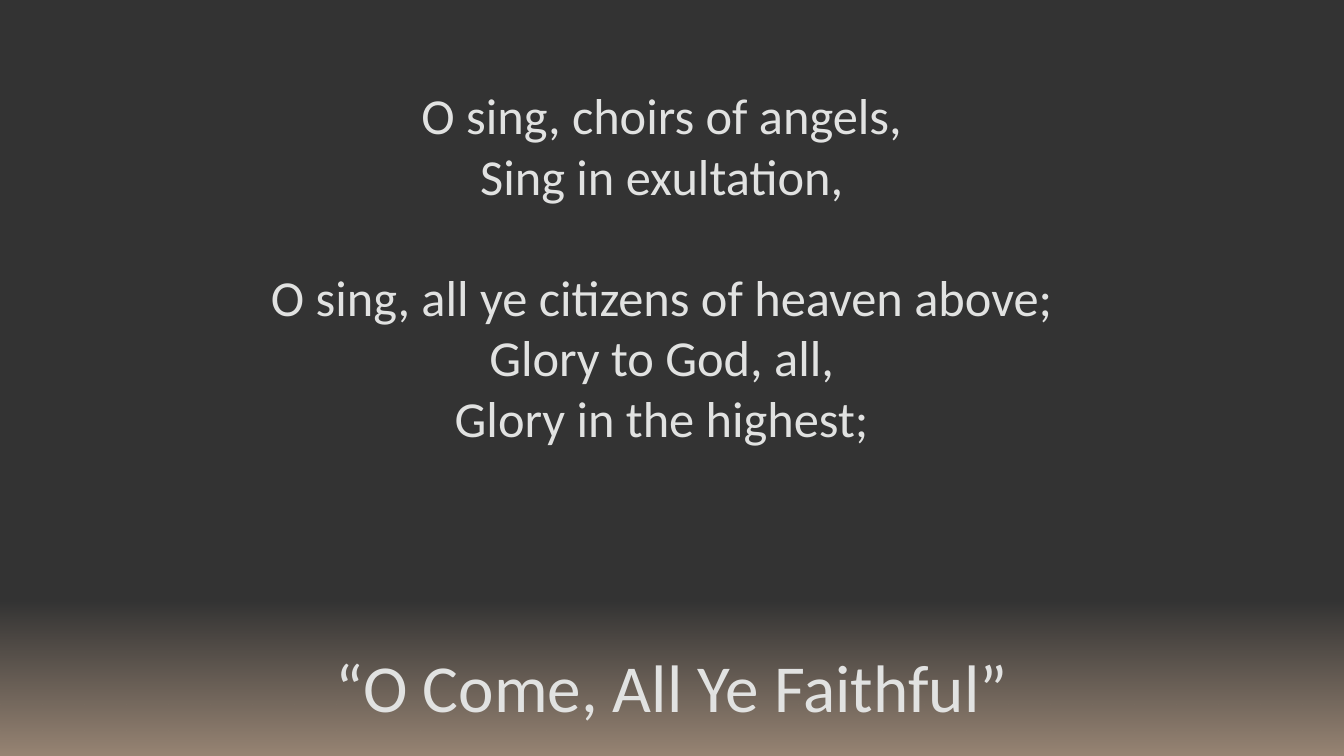
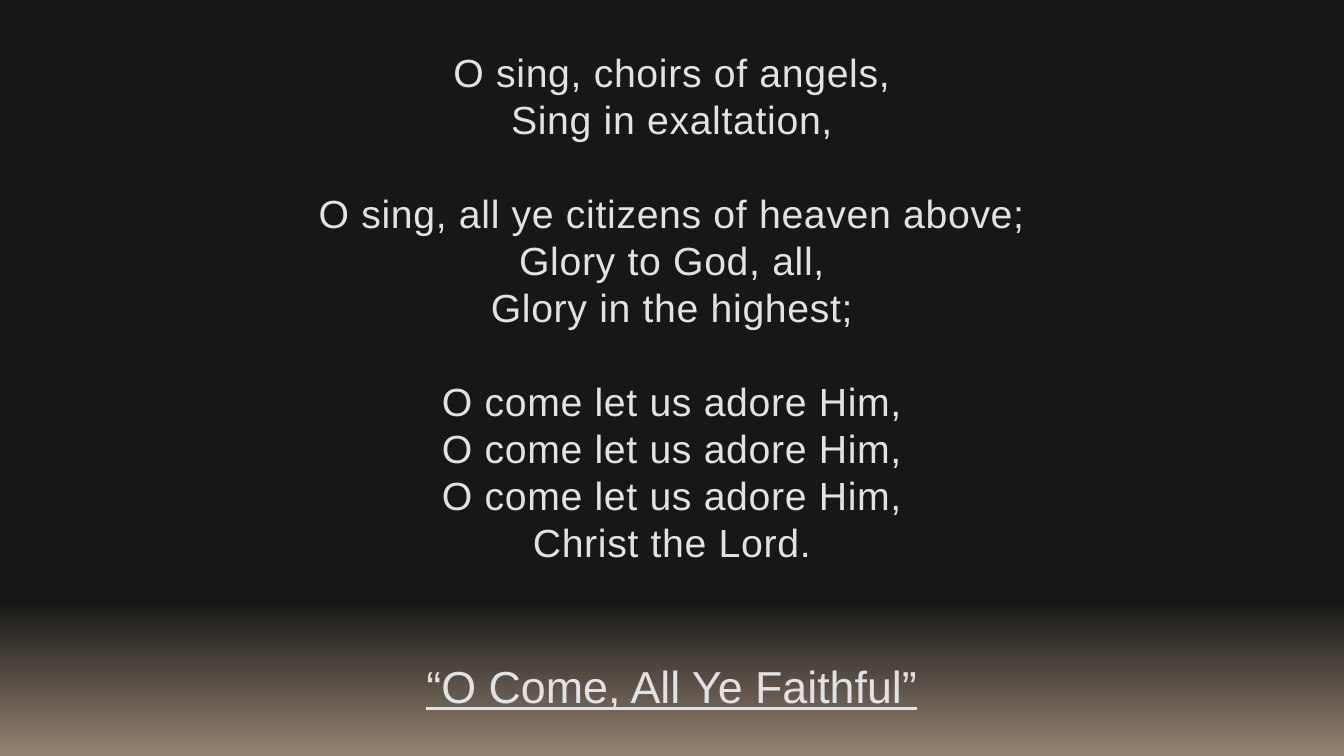
Before and after one commit to kevinmcmilian/ZarahemlaHymnPPTs, a slide deck: slide 2 of 165 - O Come All Ye Faithful.pptx (slide 3 before the commit). Drawn at 1344x756 pixels with LibreOffice and Linux fonts; fonts in the diff are those of the drawing. Boxes give left, top, right and bottom in pixels: in the first picture for what was removed or moved away, otherwise in the second. Text is boxed around its words. In the diff, an @@ line names an element or a change of style, - is before the commit and + after.

```diff
--- a/165 - O Come All Ye Faithful.pptx
+++ b/165 - O Come All Ye Faithful.pptx
@@ background #333333 to #161716 @@
@@ text "O sing, choirs of angels,": place and size @@
-text "O sing, choirs of angels," at box(271, 99, 1052, 446)
+text "O sing, choirs of angels," at box(319, 58, 1024, 558)
@@ text at box(319, 58, 1024, 330): size 36 to 28 pt, font Calibri to Arial, letter spacing 0 to 0.5 pt in "O sing, choirs of angels,", "O sing, all ye citizens of heaven ...", "Glory to God, all,", "Glory in the highest;" @@
@@ text at box(511, 105, 832, 142): text changed; size 36 to 28 pt; font Calibri to Arial @@
-Sing in exultation,
+Sing in exaltation,
@@ text at box(442, 387, 901, 558): paragraphs added @@
+O come let us adore Him,
+O come let us adore Him,
+O come let us adore Him,
+Christ the Lord.
@@ text "“O Come, All Ye Faithful”": place and size @@
-text "“O Come, All Ye Faithful”" at box(336, 664, 1007, 721)
+text "“O Come, All Ye Faithful”" at box(426, 670, 917, 710)
@@ text "“O Come, All Ye Faithful”" at box(426, 670, 917, 710): size 48 to 32 pt, font Calibri to Arial, underline on @@
```
Also in this commit, not shown: 2 other slides changed, 3 slides removed, 59 other files.
